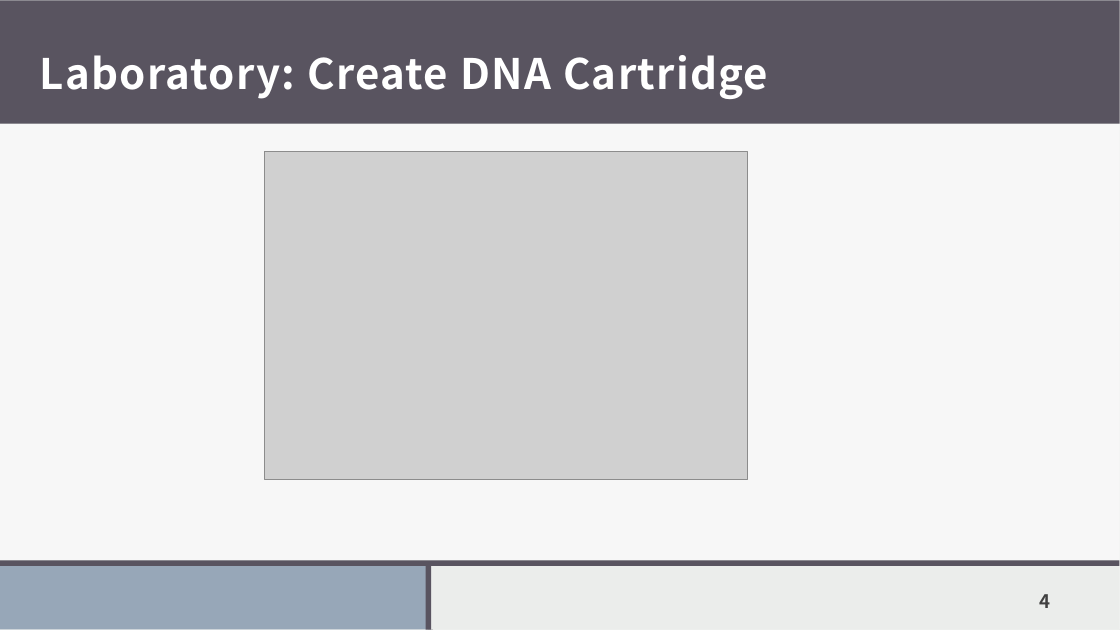
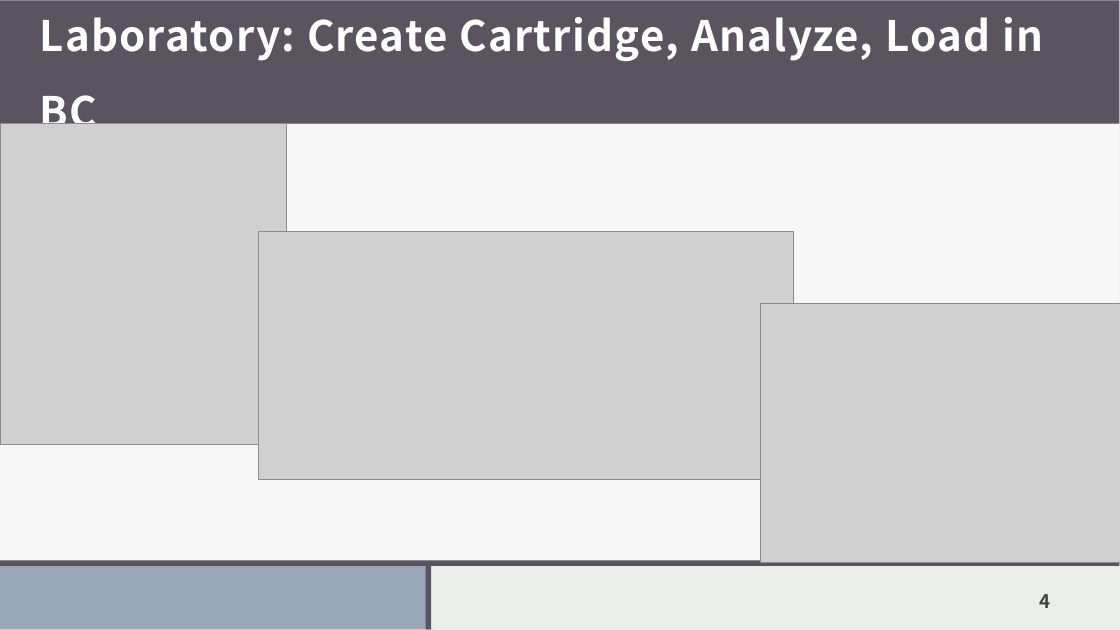
Before and after one commit to RobertoPirrone/digitaltechne, a slide deck: slide 4 of src/docs/presentations/21maggio.pptx. Drawn at 1120x630 pixels with LibreOffice and Linux fonts; fonts in the diff are those of the drawing; grey boxes stand for pictures. Boxes give left, top, right and bottom in pixels: in the first picture for what was removed or moved away, otherwise in the second. Text is boxed around its words. In the diff, an @@ line names an element or a change of style, - is before the commit and + after.

```diff
--- a/src/docs/presentations/21maggio.pptx
+++ b/src/docs/presentations/21maggio.pptx
@@ title at [40,17,1043,138]: text changed @@
-Laboratory: Create DNA Cartridge
+Laboratory: Create Cartridge, Analyze, Load in BC
@@ picture added at [0,124,287,445] @@
@@ picture: place and size @@
-picture at [265,152,748,480]
+picture at [259,231,794,480]
@@ picture added at [761,303,1120,563] @@
```
Also in this commit, not shown: 6 other slides changed, 1 slide added, 5 slides removed, 12 other files.
